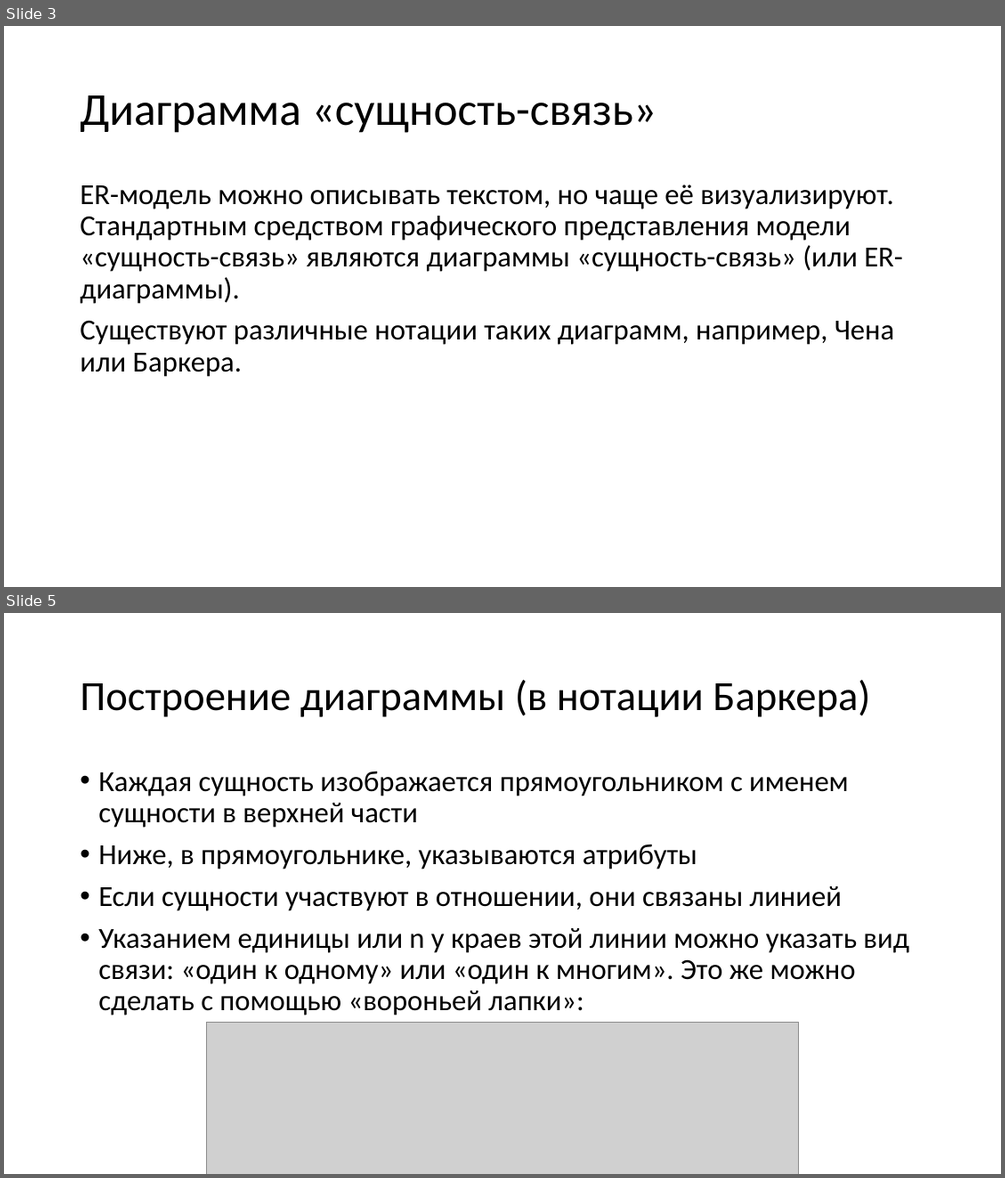
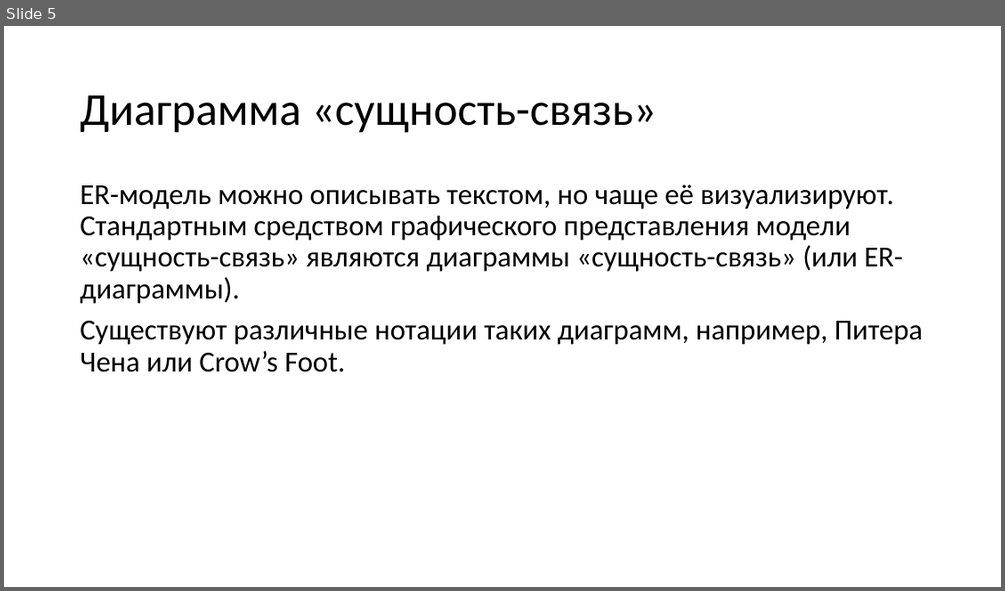
Before and after one commit to avdosev/DataBasePresentations, a slide deck: Модель сущность связь/Презентация.pptx. Shown one above the other, each under a label of ours: slides 3 and 5 before the commit, slide 5 after it; the slides between them are not shown. The pictures are 1005x1178 and 1005x591 pixels, drawn with LibreOffice and Linux fonts; fonts in the diff are those of the drawing; grey boxes stand for pictures. Boxes give left, top, right and bottom in pixels: in the first picture for what was removed or moved away, otherwise in the second. Text is boxed around its words. In the diff, an @@ line names an element or a change of style, - is before the commit and + after.

```diff
--- a/Модель сущность связь/Презентация.pptx
+++ b/Модель сущность связь/Презентация.pptx
@@ slide 5 removed at (4,613,1001,1174), background #FFFFFF @@
@@ title removed at (80,680,870,717) @@
-Построение диаграммы (в нотации Баркера)
@@ text removed at (98,771,909,1015) @@
-• Каждая сущность изображается прямоугольником с именем сущности в верхней части
-• Ниже, в прямоугольнике, указываются атрибуты
-• Если сущности участвуют в отношении, они связаны линией
-• Указанием единицы или n у краев этой линии можно указать вид связи: «один к одному» или «один к многим». Это же можно сделать с помощью «вороньей лапки»:
@@ picture removed at (207,1022,798,1174) @@
@@ what was slide 3 is now slide 5 @@
@@ slide 5 changed as well @@
@@ text at (80,320,922,372): text changed @@
-Существуют различные нотации таких диаграмм, например, Чена или Баркера.
+Существуют различные нотации таких диаграмм, например, Питера Чена или Crow’s Foot.
```
Also in this commit, not shown: 2 other slides changed, 6 slides added, 1 other slide removed.
